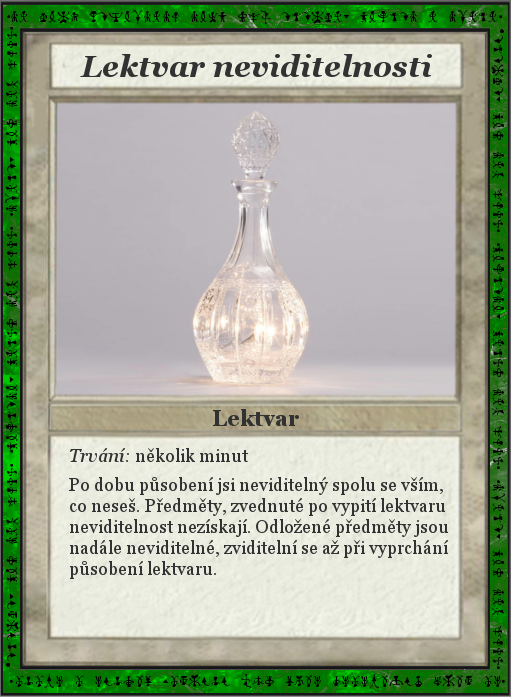
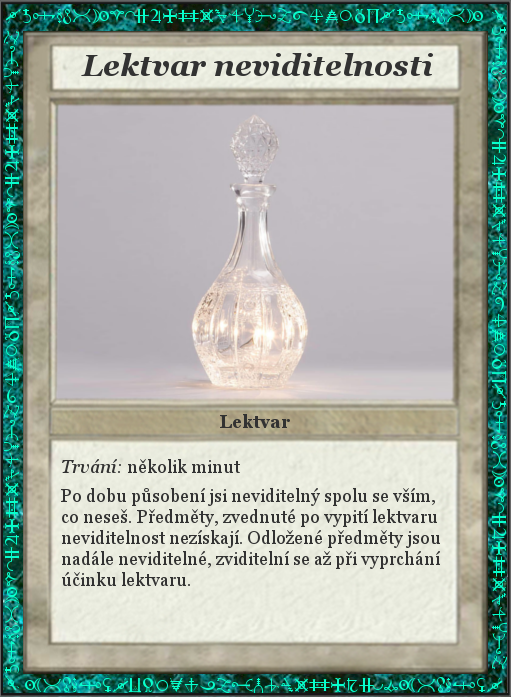
Layers edited between the first and the second w=511, h=697 image:
painted on "Lektvar neviditelnosti" over [80, 53, 433, 77]
moved "Lektvar" above "Trvání: několik minut ...", painted on it over [213, 409, 299, 428]
renamed "6dd9366bb5f4ca92187553bf27390683--whiskey-decanter-liquor-bottles.jpg #1" to "Trvání: několik minut ...", painted on it over [61, 448, 448, 586]
removed layer "Goblin Rune Frame" over [0, 0, 511, 697]
added layer "abcdefghijklmnopqrstuvwzabcdef... #1" above "abcdefghijklmnopqrstuvwzabcdef... #3" over [25, 677, 503, 693]
added layer "abcdefghijklmnopqrstuvwzabcdef... #3" above "abcdefghijklmnopqrstuvwzabcdef... #2" over [4, 31, 20, 691]
added layer "abcdefghijklmnopqrstuvwzabcdef... #2" above "abcdefghijklmnopqrstuvwzabcdef..." over [491, 9, 507, 669]
added layer "abcdefghijklmnopqrstuvwzabcdef..." above "OuterBorder" over [5, 8, 483, 24]
added layer "OuterBorder" above "MarbleFrame" over [0, 0, 511, 697]
added layer "MarbleFrame" above "Card" over [0, 0, 511, 697]
showed "Card", moved it above "Dropped Buffer", painted on it over [0, 0, 511, 697]
removed layer "81c39498b059e2b09979e7cdf5448e29.jpg" over [53, 97, 467, 398]
removed layer "marble-2362262__340.jpg" over [10, 76, 507, 416]
removed layer "brown-marble-500x500.jpg" over [36, 0, 511, 484]
removed layer "Goblin background" over [41, 92, 473, 434]
removed layer "Background" over [0, 0, 511, 697]
painted on "Dropped Buffer" over [0, 0, 511, 692]
